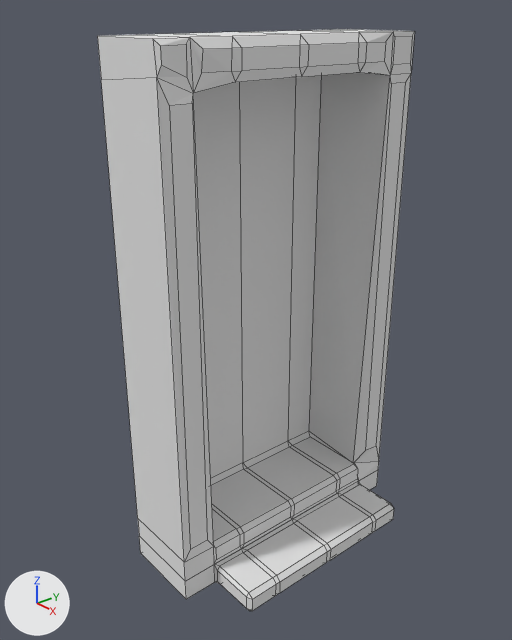
Before and after pictures for a commit that changed the Blender file materials/models/misc/street_door/street_door.blend.
One viewpoint serves both versions: a 50 mm lens placed at (1.397, -1.523, 1.887), pointed at (-0.313, -0.083, 0.905). Arrows for +X, +Y and +Z are at lower left; the lights stay in place. Mesh edges are drawn as thin lines.
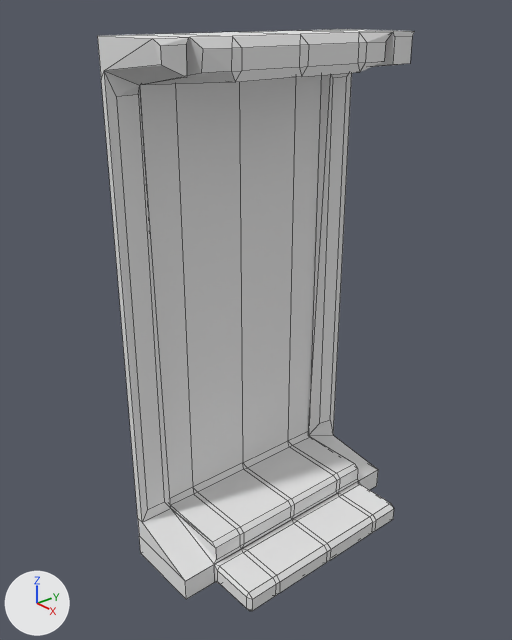
Boxes (x1, y1, x2, y2) around the edits, measured in the pictures (512 x 640 px; the box of a moved part takes in the faces that stretch with it):
part 1 of me_plane, moved or reshaped
    both: (97, 36, 235, 581)
part 2 of me_plane, moved or reshaped
    before: (309, 32, 415, 481)
    after: (308, 32, 399, 481)

The edits, one by one:
me_plane has 192 vertices, 195 faces and spans x -0.5..0.0, y -0.5..0.5, z 0.0..2.2.
me_plane is used by ob_plane; location (0.005, 0.0, 0.0); scale (1.0, 1.0, 0.826).
Before the commit, vertices of me_plane: 142 (-0.2, -0.47, 2.01) at pixel (169, 105), 143 (-0.2, -0.47, 0.25) at pixel (190, 549), 144 (-0.2, -0.5, 0.2) at pixel (184, 562), 148 (-0.2, -0.4, 2.01) at pixel (192, 103), 152 (-0.2, -0.4, 0.25) at pixel (207, 539).
Before the commit, vertices of me_plane: 153 (-0.2, -0.38, 0.2) at pixel (213, 546), 181 (-0.21, -0.5, 2.09) at pixel (156, 77), 189 (-0.22, -0.38, 2.03) at pixel (193, 93).
Before the commit, vertices of me_plane: 145 (-0.2, 0.47, 0.26) at pixel (376, 446), 146 (-0.2, 0.5, 0.15) at pixel (378, 461), 147 (-0.2, 0.47, 2.01) at pixel (405, 82), 149 (-0.2, 0.4, 2.01) at pixel (391, 83), 150 (-0.2, 0.41, 0.27) at pixel (365, 450).
Before the commit, vertices of me_plane: 151 (-0.23, 0.37, 0.2) at pixel (353, 463), 183 (-0.2, 0.5, 2.04) at pixel (411, 73), 191 (-0.2, 0.39, 2.04) at pixel (390, 75).
Part 1, on me_plane:
Vertices 142, 143, 144, 148, 152, 153, 181, 189 of me_plane move by (-0.27, 0.0, 0.0).
Part 2, on me_plane:
Vertices 145, 146, 147, 149, 150, 151, 183, 191 of me_plane move by (-0.27, 0.0, 0.0).
